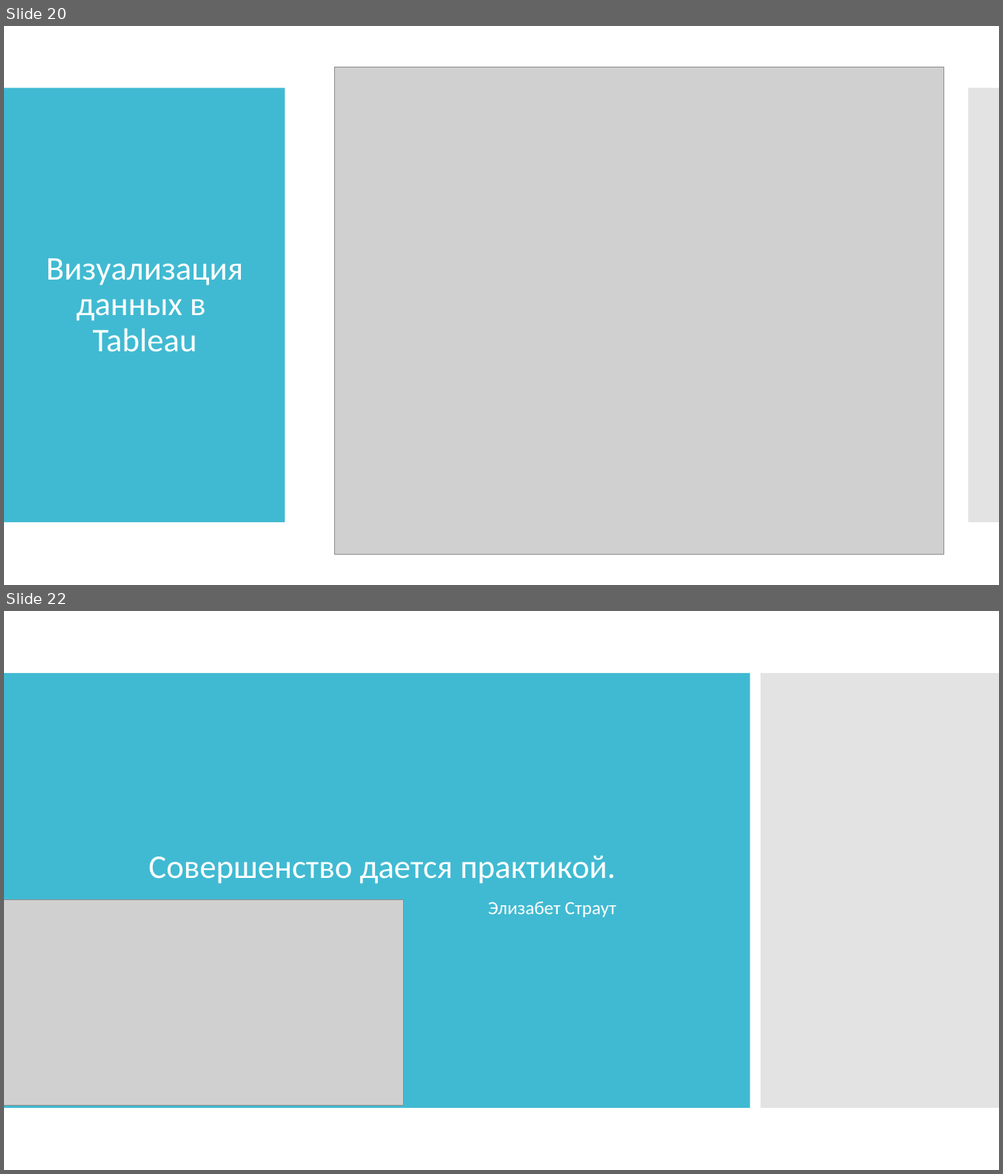
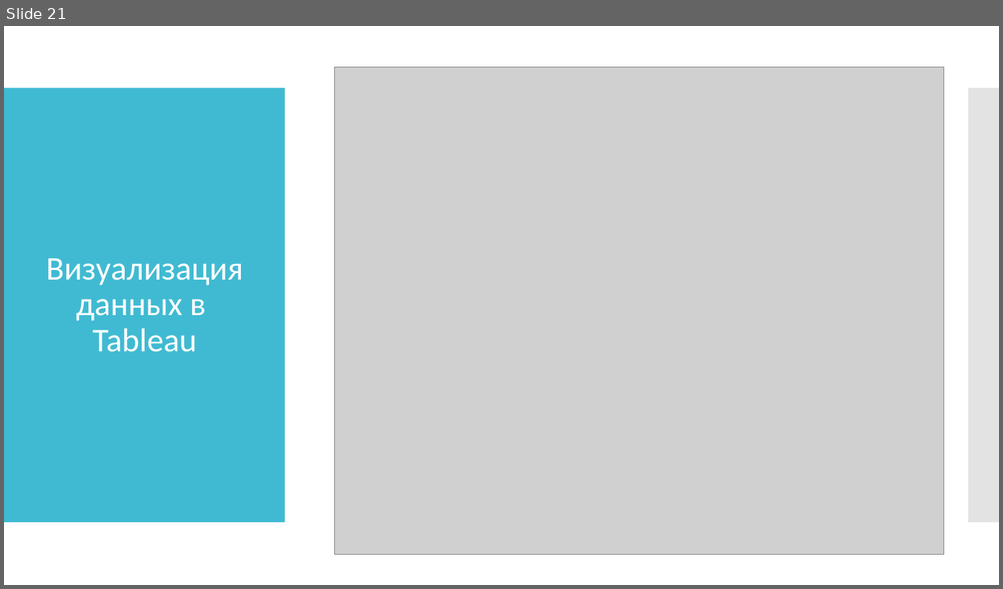
Before and after one commit to TMS-BI21-onl/Evgeniy.Pivovarchik, a slide deck: Project/Business Intelligence. Дипломный проект.pptx. Shown one above the other, each under a label of ours: slides 20 and 22 before the commit, slide 21 after it; the slides between them are not shown. The pictures are 1003x1174 and 1003x589 pixels, drawn with LibreOffice and Linux fonts; fonts in the diff are those of the drawing; grey boxes stand for pictures. Boxes give left, top, right and bottom in pixels: in the first picture for what was removed or moved away, otherwise in the second. Text is boxed around its words. In the diff, an @@ line names an element or a change of style, - is before the commit and + after.

```diff
--- a/Project/Business Intelligence. Дипломный проект.pptx
+++ b/Project/Business Intelligence. Дипломный проект.pptx
@@ slide 22 removed at <box>4,611,999,1170</box>, background #FFFFFF @@
@@ rectangle removed at <box>4,673,750,1108</box> @@
@@ rectangle removed at <box>760,673,999,1108</box> @@
@@ text removed at <box>148,855,616,917</box> @@
-Совершенство дается практикой.
-Элизабет Страут
@@ picture removed at <box>4,900,403,1105</box> @@
@@ what was slide 20 is now slide 21 @@
```
Also in this commit, not shown: 2 slides added, 1 other slide removed.
